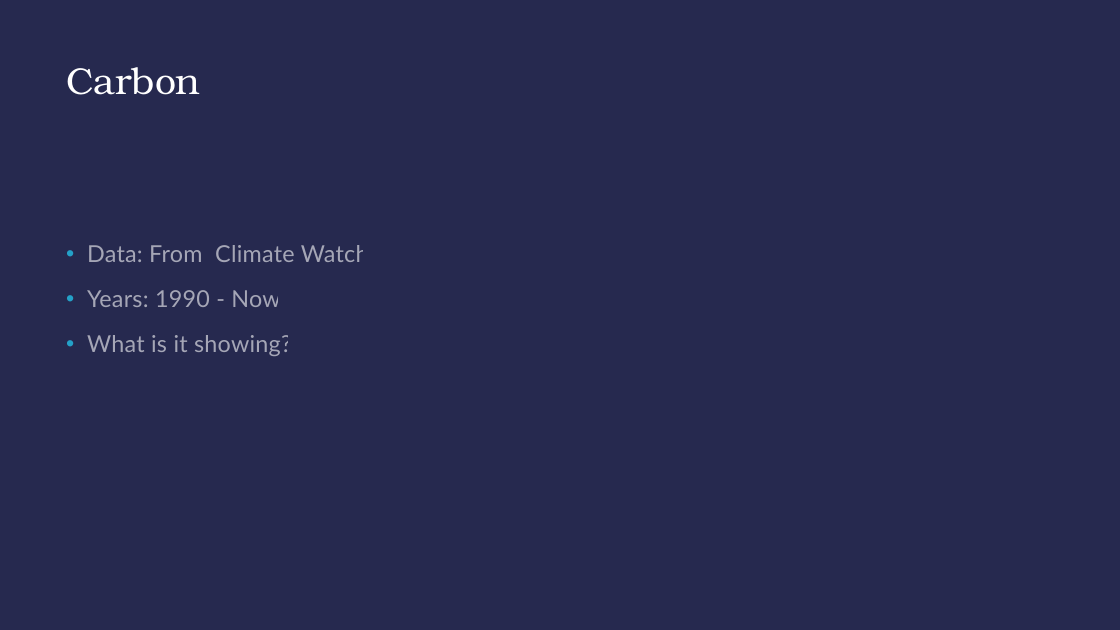
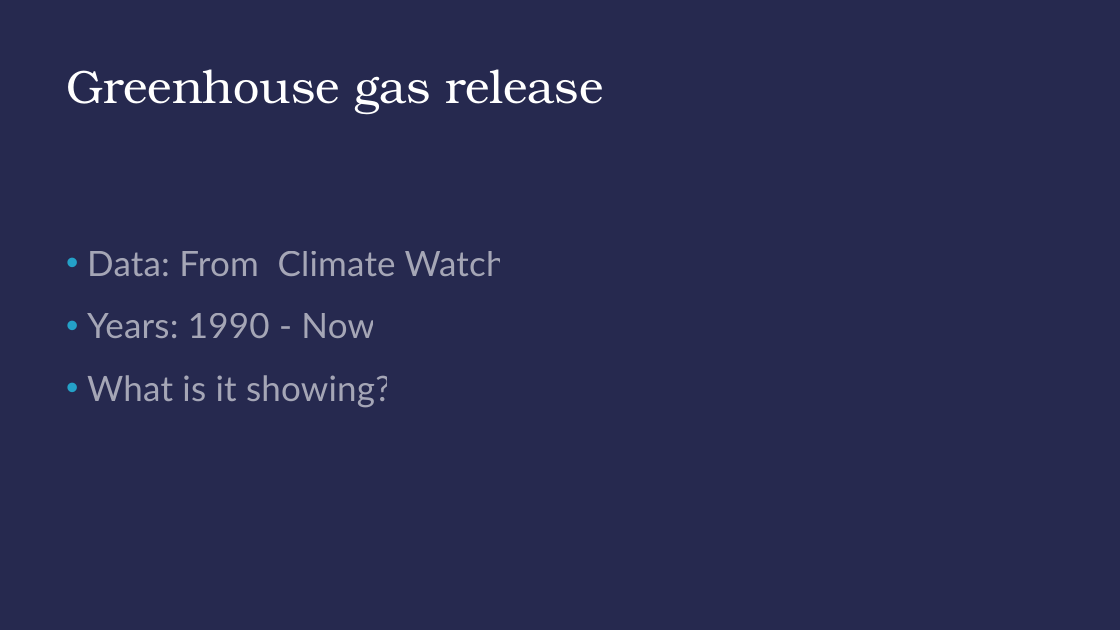
Before and after one commit to nokeeffe2013/Engage-Science-Compsci, a slide deck: slide 9 of Engage_Lesson4/lesson4_climate_slides.pptx (slide 8 before the commit). Drawn at 1120x630 pixels with LibreOffice and Linux fonts; fonts in the diff are those of the drawing. Boxes give left, top, right and bottom in pixels: in the first picture for what was removed or moved away, otherwise in the second. Text is boxed around its words. In the diff, an @@ line names an element or a change of style, - is before the commit and + after.

```diff
--- a/Engage_Lesson4/lesson4_climate_slides.pptx
+++ b/Engage_Lesson4/lesson4_climate_slides.pptx
@@ title at (66,69,603,114): text changed; size 32 to 40 pt @@
-Carbon
+Greenhouse gas release
@@ text "Data: From Climate Watch" at (87,251,506,407): size 20 to 30 pt @@
```
Also in this commit, not shown: 6 other slides changed, 2 slides added, 1 slide removed, 3 other files.
